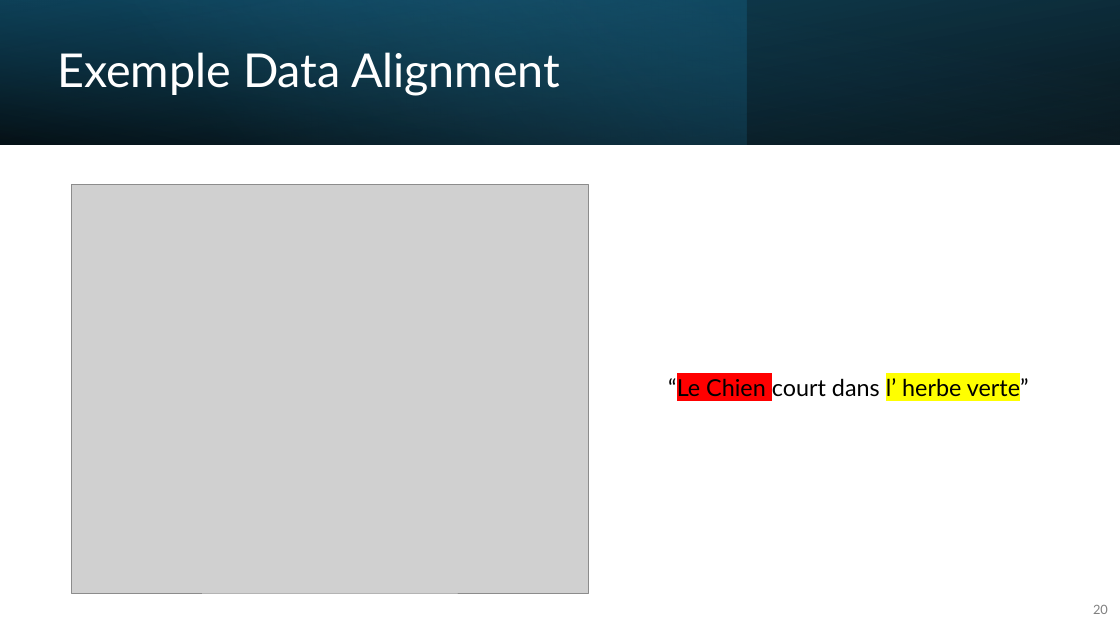
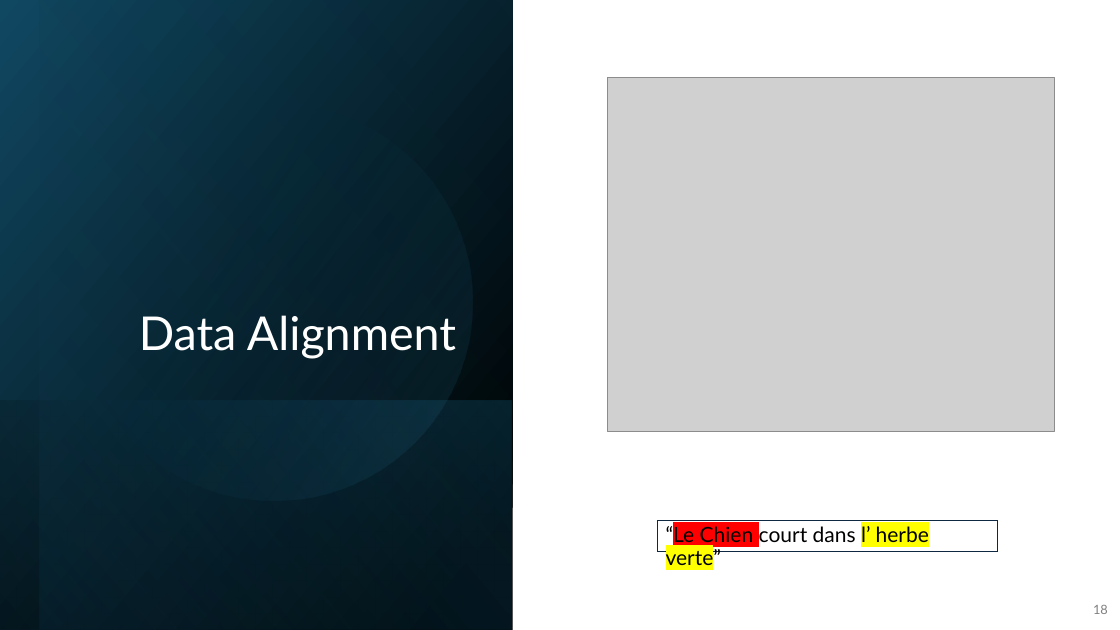
Before and after one commit to IzowRM/Stage-Cetic, a slide deck: slide 18 of Doc Slide/Presentation_du_27_01.pptx (slide 20 before the commit). Drawn at 1120x630 pixels with LibreOffice and Linux fonts; fonts in the diff are those of the drawing; grey boxes stand for pictures. Boxes give left, top, right and bottom in pixels: in the first picture for what was removed or moved away, otherwise in the second. Text is boxed around its words. In the diff, an @@ line names an element or a change of style, - is before the commit and + after.

```diff
--- a/Doc Slide/Presentation_du_27_01.pptx
+++ b/Doc Slide/Presentation_du_27_01.pptx
@@ rectangle removed at (0,0,1120,145) @@
@@ rectangle removed at (0,0,747,145) @@
@@ rectangle removed at (0,0,1120,145) @@
@@ rectangle added at (0,0,513,630), fill gradient #000000 to #104862 @@
@@ rectangle added at (40,0,513,630), fill gradient #000000 to #156082 @@
@@ title "Data Alignment" at (139,315,456,359): vertical alignment middle to bottom @@
@@ ellipse added at (40,68,508,536), fill gradient #156082 to #46B1E1 @@
@@ picture: place and size @@
-picture at (71,184,588,593)
+picture at (607,78,1054,432)
@@ title at (139,315,456,359): text changed @@
-Exemple Data Alignment
+Data Alignment
@@ rectangle added at (0,400,512,630), fill gradient #156082 to #000000 @@
@@ rectangle "“Le Chien court dans l’ ...": place and size @@
-rectangle "“Le Chien court dans l’ ..." at (668,375,1029,401)
+rectangle "“Le Chien court dans l’ ..." at (658,521,998,553)
@@ rectangle "“Le Chien court dans l’ ..." at (658,521,998,553): size 20 to 18 pt; vertical alignment middle to top; outline none to #0E2841 0.75 pt @@
@@ page number at (1093,605,1108,614): text changed @@
-20
+18
```
Also in this commit, not shown: 8 other slides changed, 3 slides added, 6 slides removed, 5 other files.
